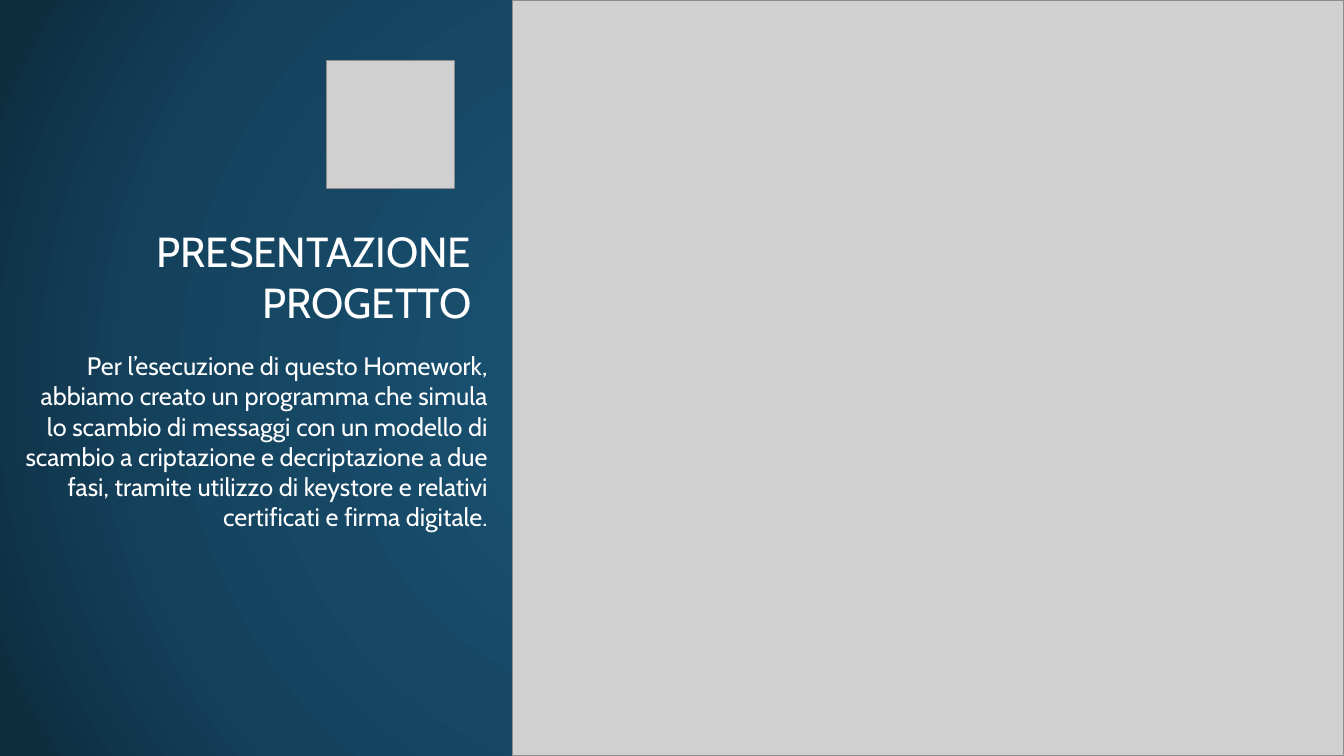
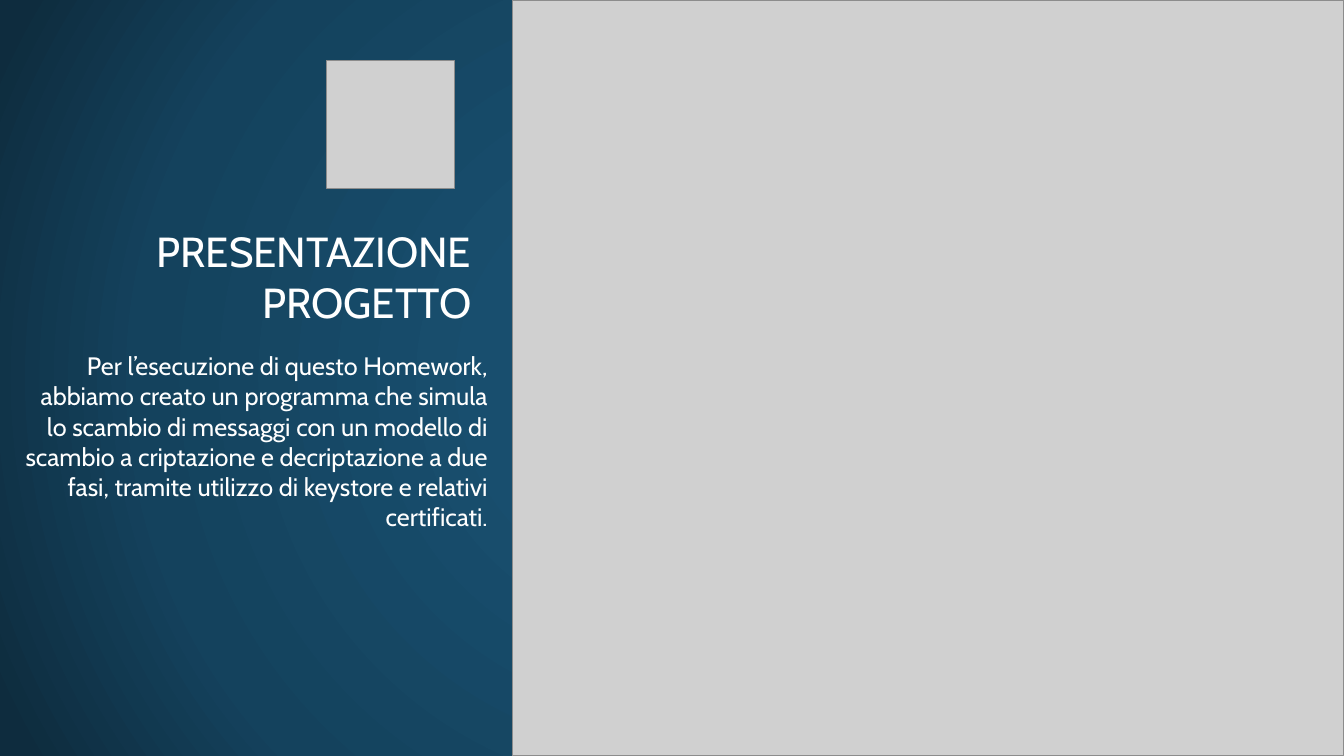
Before and after one commit to matemmequadro/homework_ssd_1, a slide deck: slide 2 of Primo Homework.pptx. Drawn at 1344x756 pixels with LibreOffice and Linux fonts; fonts in the diff are those of the drawing; grey boxes stand for pictures; background and template pictures are left out. Boxes give left, top, right and bottom in pixels: in the first picture for what was removed or moved away, otherwise in the second. Text is boxed around its words. In the diff, an @@ line names an element or a change of style, - is before the commit and + after.

```diff
--- a/Primo Homework.pptx
+++ b/Primo Homework.pptx
@@ text at (26,356,488,527): text changed @@
-Per l’esecuzione di questo Homework, abbiamo creato un programma che simula lo scambio di messaggi con un modello di scambio a criptazione e decriptazione a due fasi, tramite utilizzo di keystore e relativi certificati e firma digitale.
+Per l’esecuzione di questo Homework, abbiamo creato un programma che simula lo scambio di messaggi con un modello di scambio a criptazione e decriptazione a due fasi, tramite utilizzo di keystore e relativi certificati.
```
